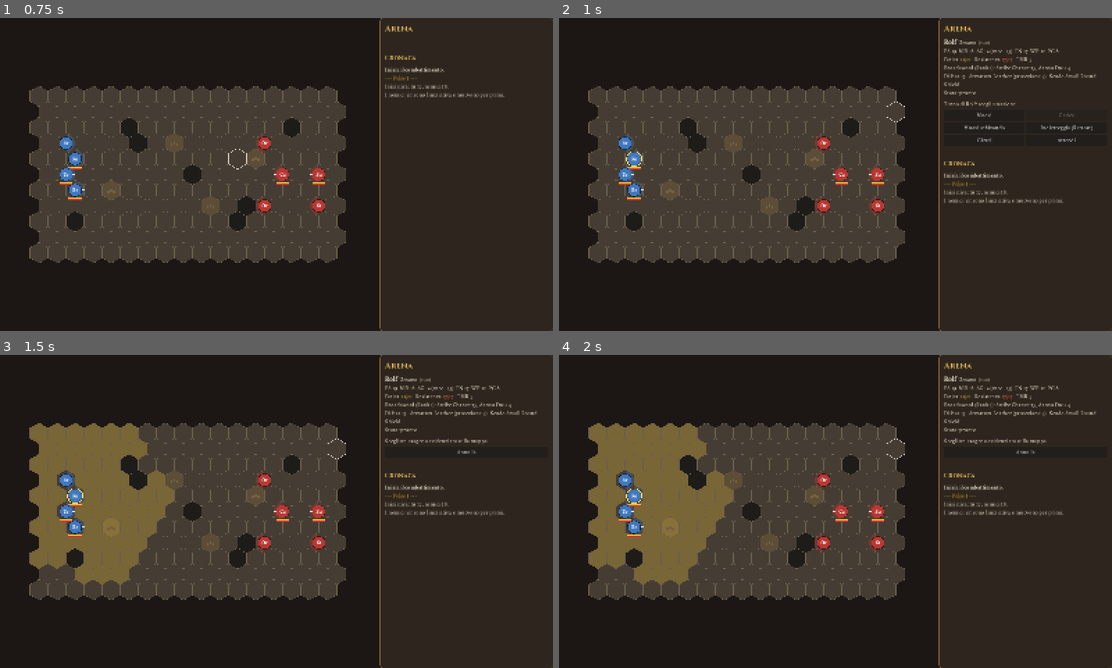
Above: before the commit, frames 1-4 (two rows, left to right).
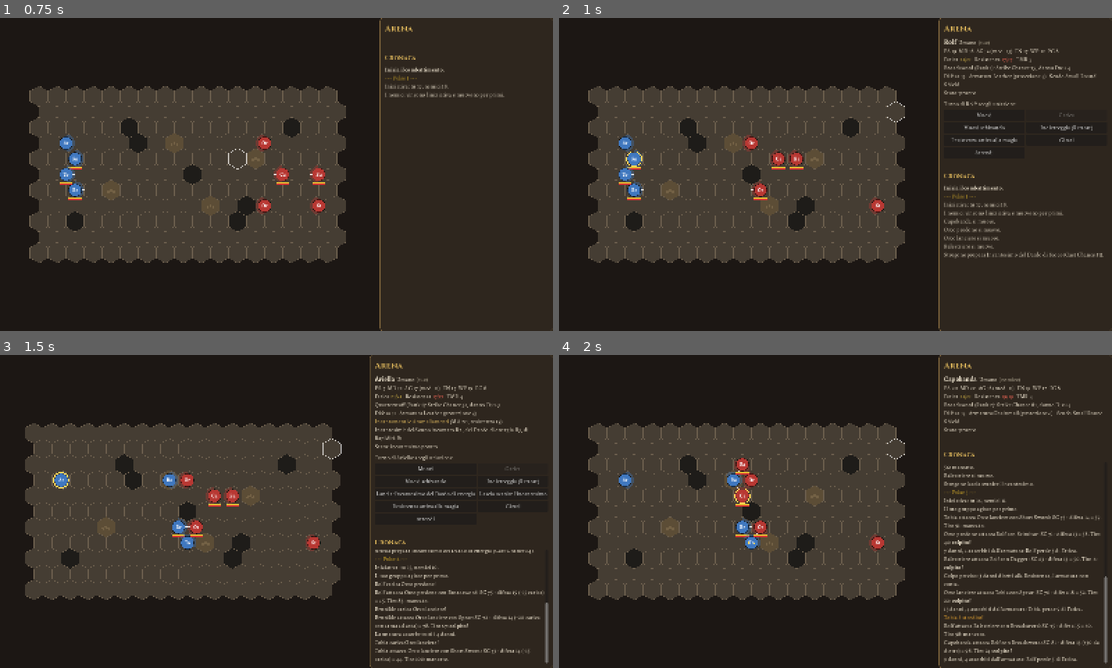
Above: after the commit, the same moments.

Repository: Tannoiser2/Dragonquest
Game: Godot game, scene res://tests/Screenshot.tscn
Same seed, same stepped clock (60 frames per second), same inputs: the game is played once before the commit and once after it. This scene is started directly instead of the project's main scene.
Inputs (mouse positions are in pixels of both pictures, inside the frame that each line leads up to):
- Up to frame 1 (0.75 s): drag from (188, 174) to (331, 105) at 0.52 s
- Up to frame 2 (1 s): no input
- Up to frame 3 (1.5 s): click (425, 452) at 1.25 s, where only the run before the commit has a clickable "Muovi"
- Up to frame 4 (2 s): no input

Frame 1 is identical in both runs. In frame 2, 2.5% of the frame differs, in the area x 33-99%, y 37-77%; in frame 3, 19%, in the area x 4-100%, y 0-100%; in frame 4, 14%.
Error before the commit: Parse Error: Cannot infer the type of "ok" variable because the value doesn't have a set type. (res://scripts/ia.gd:74)

Commit message:
Correzioni: tipo esplicito in ia.gd, colore in creazione
Co-Authored-By: Claude Opus 5.5 <noreply@anthropic.com>
Claude-Session: https://claude.ai/code/session_01KonsJhqvRHcsBgbYUAoVth

Diff:
--- a/scripts/creazione.gd
+++ b/scripts/creazione.gd
@@ -336,7 +336,7 @@
 	l.tooltip_text = "%s\nBase Chance %s  Moltiplicatore XP %s\n%s" % [v["name"], str(bc) if bc != null else "-", str(v.get("experience_multiple", "-")), String(v.get("effects", v.get("text", ""))).substr(0, 600)]
 	l.mouse_filter = Control.MOUSE_FILTER_PASS
 	if combat:
-		l.add_theme_color_override("font_color", m.COL_ORO)
+		l.add_theme_color_override("font_color", Color(0.85, 0.70, 0.35))
 	riga.add_child(l)
 	if v["type"] != "talento" and v.get("experience_multiple") != null:
 		var s: SpinBox = m.spin(0, 20, 0)
--- a/scripts/ia.gd
+++ b/scripts/ia.gd
@@ -71,7 +71,7 @@
 		return false
 	# serve almeno un bersaglio possibile, altrimenti si avvicina
 	f.preparato = scelta
-	var ok := not Magia.bersagli(c, f).filter(func(h):
+	var ok: bool = not Magia.bersagli(c, f).filter(func(h):
 		var g := c.figura_in(h)
 		return g != null and g.lato != f.lato).is_empty() or Magia.spec(f, scelta).get("bersaglio", "") == "se_stesso"
 	f.preparato = ""
